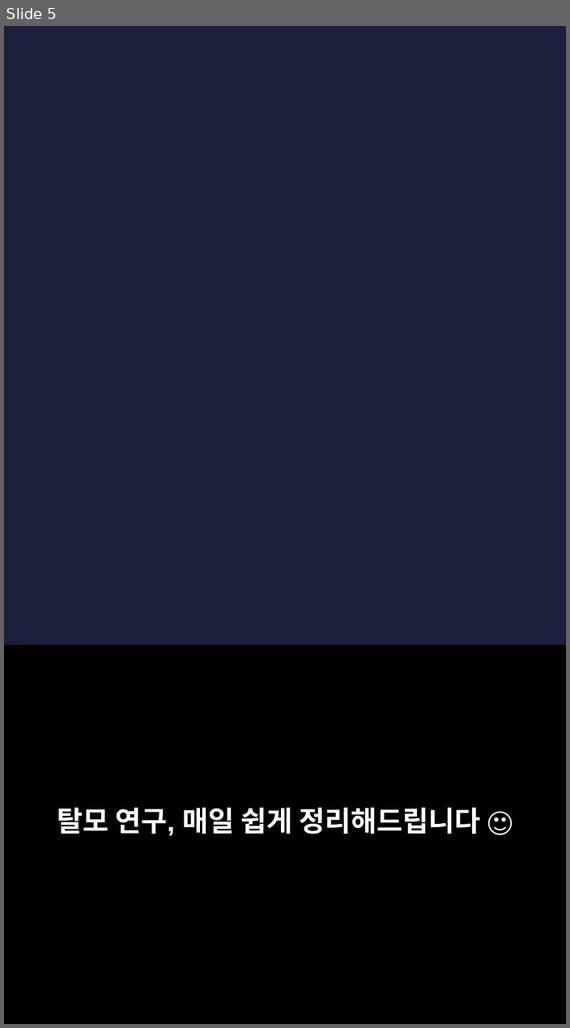
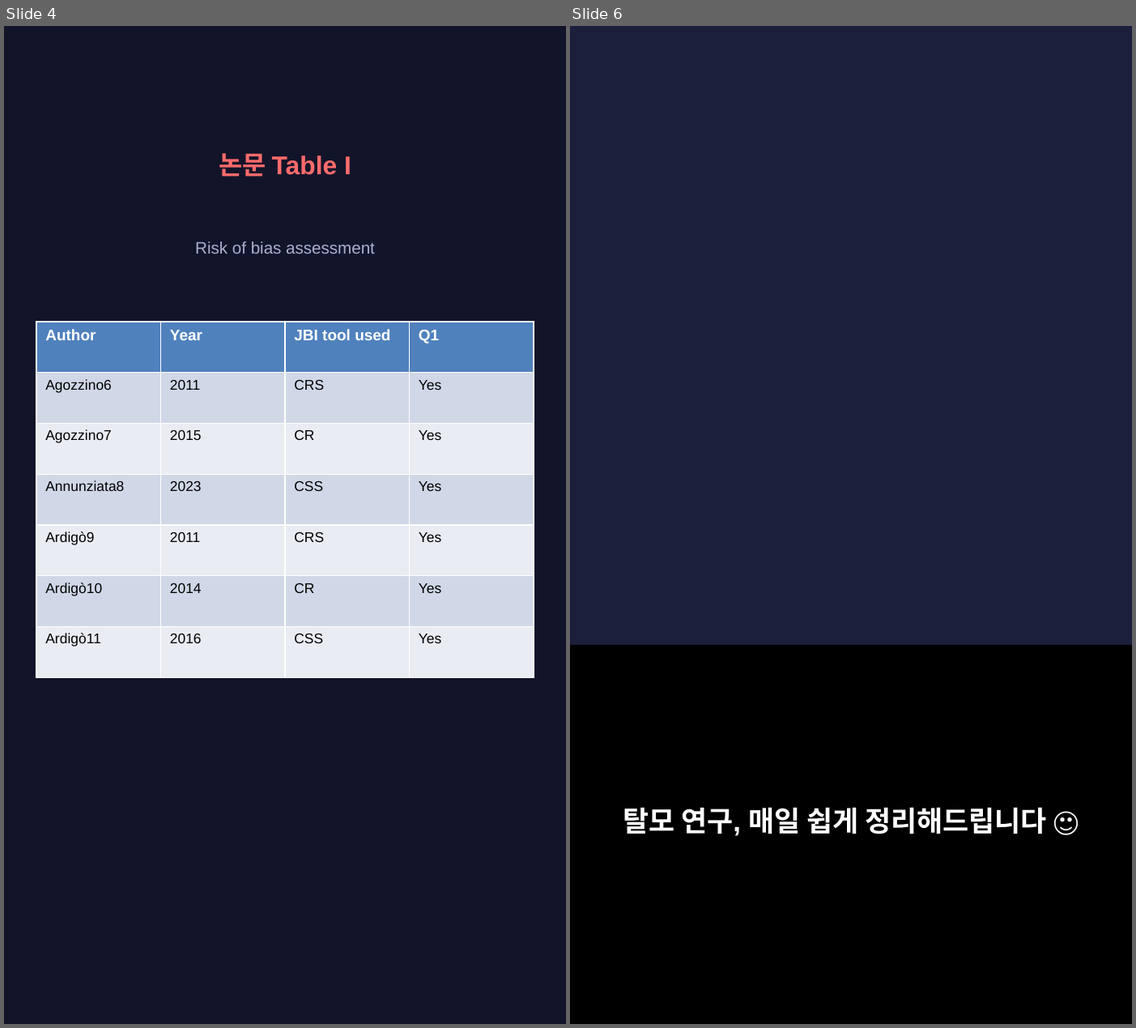
Before and after one commit to hyokang2010-BJ-ANTH/product-builder-test, a slide deck: pwa/data/latest/slides.pptx. Shown side by side, each under a label of ours: slide 5 before the commit, slides 4 and 6 after it; the slides between them are not shown. The pictures are 570x1028 and 1136x1028 pixels, drawn with LibreOffice and Linux fonts; fonts in the diff are those of the drawing; background and template pictures are left out. Boxes give left, top, right and bottom in pixels: in the first picture for what was removed or moved away, otherwise in the second. Text is boxed around its words. In the diff, an @@ line names an element or a change of style, - is before the commit and + after.

```diff
--- a/pwa/data/latest/slides.pptx
+++ b/pwa/data/latest/slides.pptx
@@ slide 4 added at box(4, 26, 566, 1024), background #12142A @@
@@ text added at box(219, 153, 351, 177), 20 pt, text #FF6B6B, bold @@
+논문 Table I
@@ text added at box(195, 241, 375, 254), 13 pt, text #AAAFCD @@
+Risk of bias assessment
@@ table added at box(36, 322, 532, 678), 7 rows, 4 columns @@
+Author | Year | JBI tool used | Q1
+Agozzino6 | 2011 | CRS | Yes
+Agozzino7 | 2015 | CR | Yes
+Annunziata8 | 2023 | CSS | Yes
+Ardigò9 | 2011 | CRS | Yes
+Ardigò10 | 2014 | CR | Yes
+Ardigò11 | 2016 | CSS | Yes
@@ what was slide 5 is now slide 6 @@
```
Also in this commit, not shown: 2 slides changed, 6 other slides added, 5 slides removed, 28 other files.
